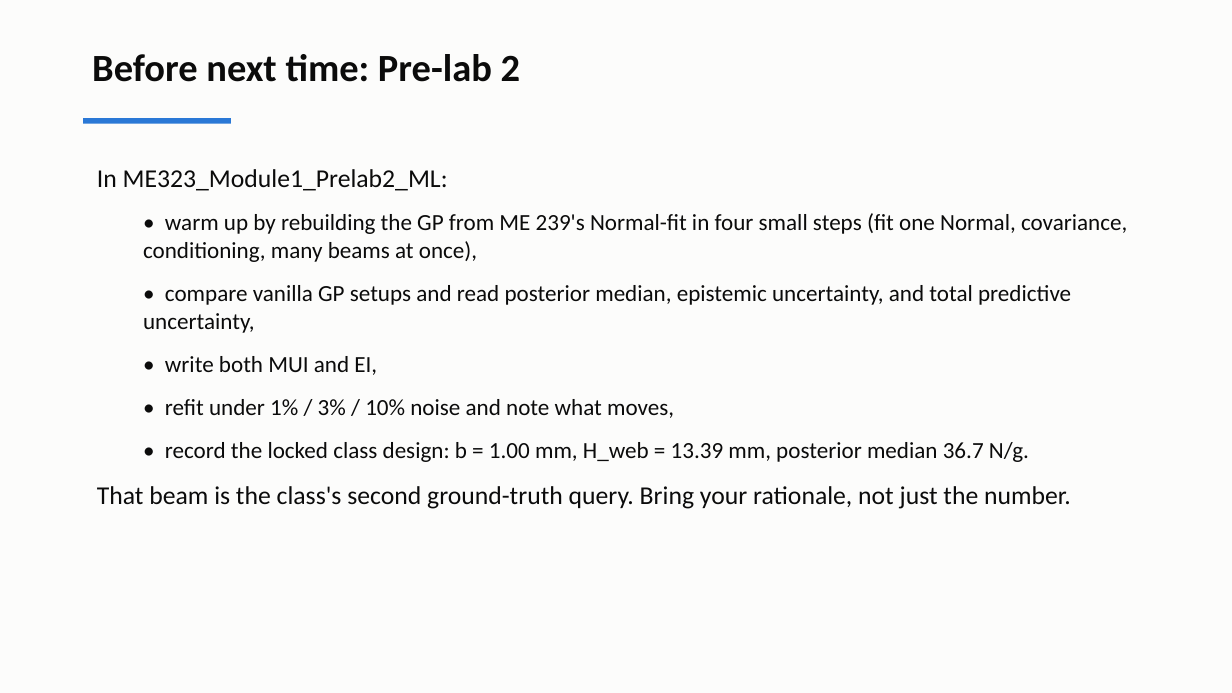
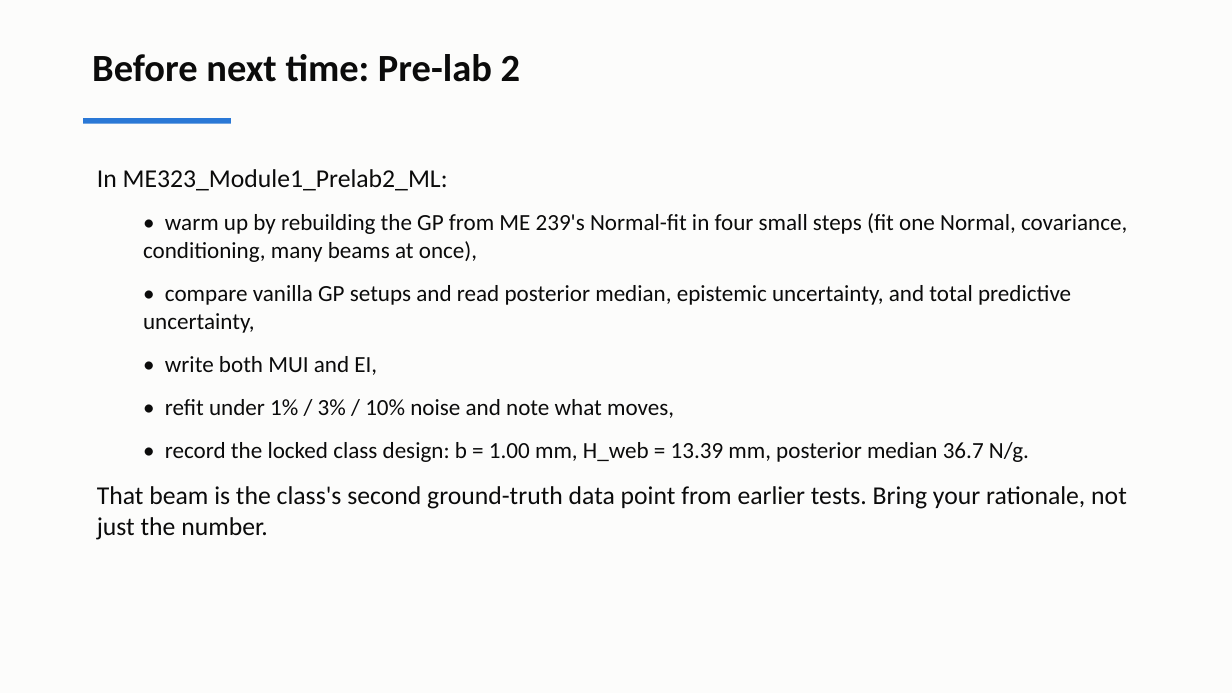
Before and after one commit to andrewvoss8-boop/core-me-data-science-activities-public, a slide deck: slide 23 of me323/Module1_drafts/ME323_Module1_Lecture2.pptx (slide 22 before the commit). Drawn at 1232x693 pixels with LibreOffice and Linux fonts; fonts in the diff are those of the drawing. Boxes give left, top, right and bottom in pixels: in the first picture for what was removed or moved away, otherwise in the second. Text is boxed around its words. In the diff, an @@ line names an element or a change of style, - is before the commit and + after.

```diff
--- a/me323/Module1_drafts/ME323_Module1_Lecture2.pptx
+++ b/me323/Module1_drafts/ME323_Module1_Lecture2.pptx
@@ text at box(97, 486, 1127, 540): text changed @@
-That beam is the class's second ground-truth query. Bring your rationale, not just the number.
+That beam is the class's second ground-truth data point from earlier tests. Bring your rationale, not just the number.
```
Also in this commit, not shown: 10 other slides changed, 6 slides added, 5 slides removed, 9 other files.
